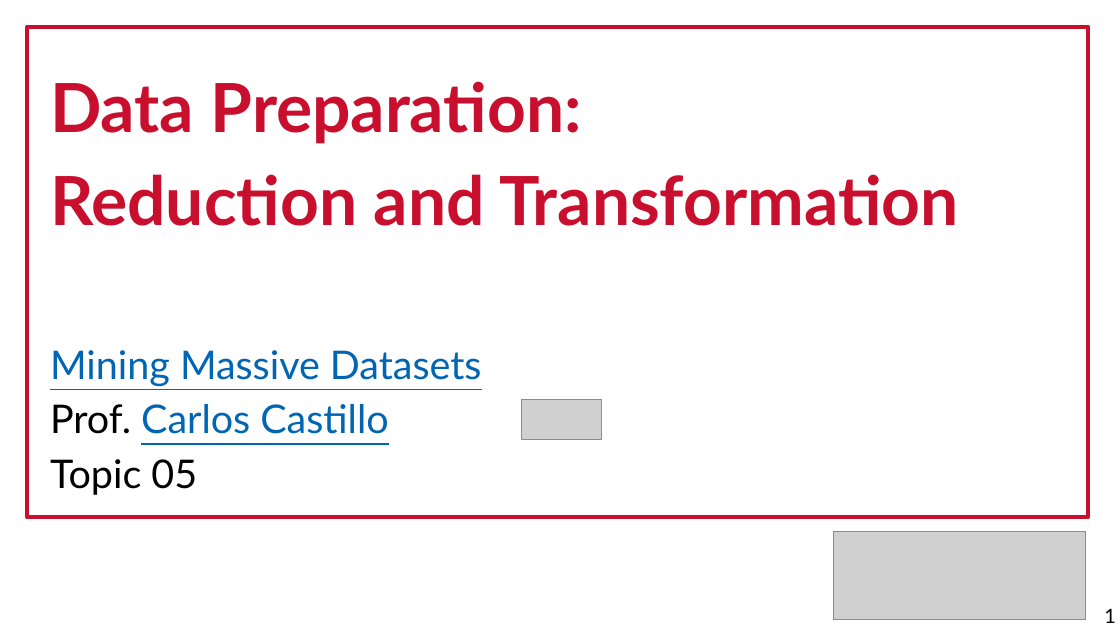
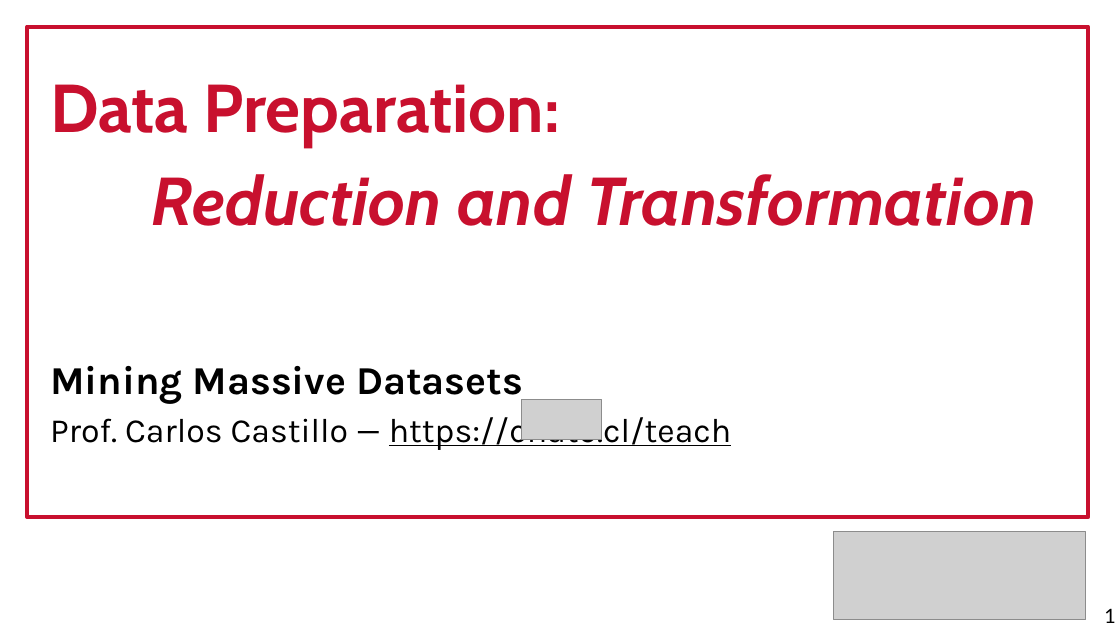
Before and after one commit to chatox/data-mining-course, a slide deck: slide 1 of theory/odp/tt05_reduction.odp. Drawn at 1120x630 pixels with LibreOffice and Linux fonts; fonts in the diff are those of the drawing; grey boxes stand for pictures. Boxes give left, top, right and bottom in pixels: in the first picture for what was removed or moved away, otherwise in the second. Text is boxed around its words. In the diff, an @@ line names an element or a change of style, - is before the commit and + after.

```diff
--- a/theory/odp/tt05_reduction.odp
+++ b/theory/odp/tt05_reduction.odp
@@ text at (50, 84, 1036, 404): font Lato to Cabin in "Data Preparation:", "Reduction and Transformation"; italic on in "Reduction and Transformation"; font Lato to Karla, text colour #0066B3 to #000000, bold on, underline off in "Mining Massive Datasets" @@
@@ text at (50, 412, 731, 450): text changed; size 28 to 24 pt; font Lato to Karla; text colour #0066B3 to #000000 @@
-Prof. Carlos Castillo
-Topic 05
+Prof. Carlos Castillo — https://chato.cl/teach
```
Also in this commit, not shown: 23 other slides changed, 2 slides added, 1 slide removed, 10 other files.
